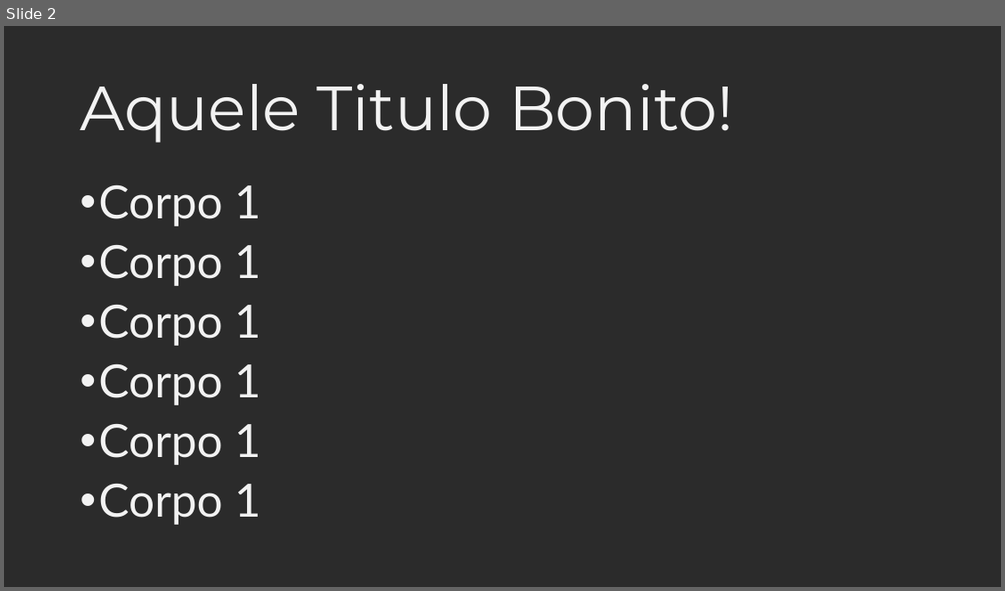
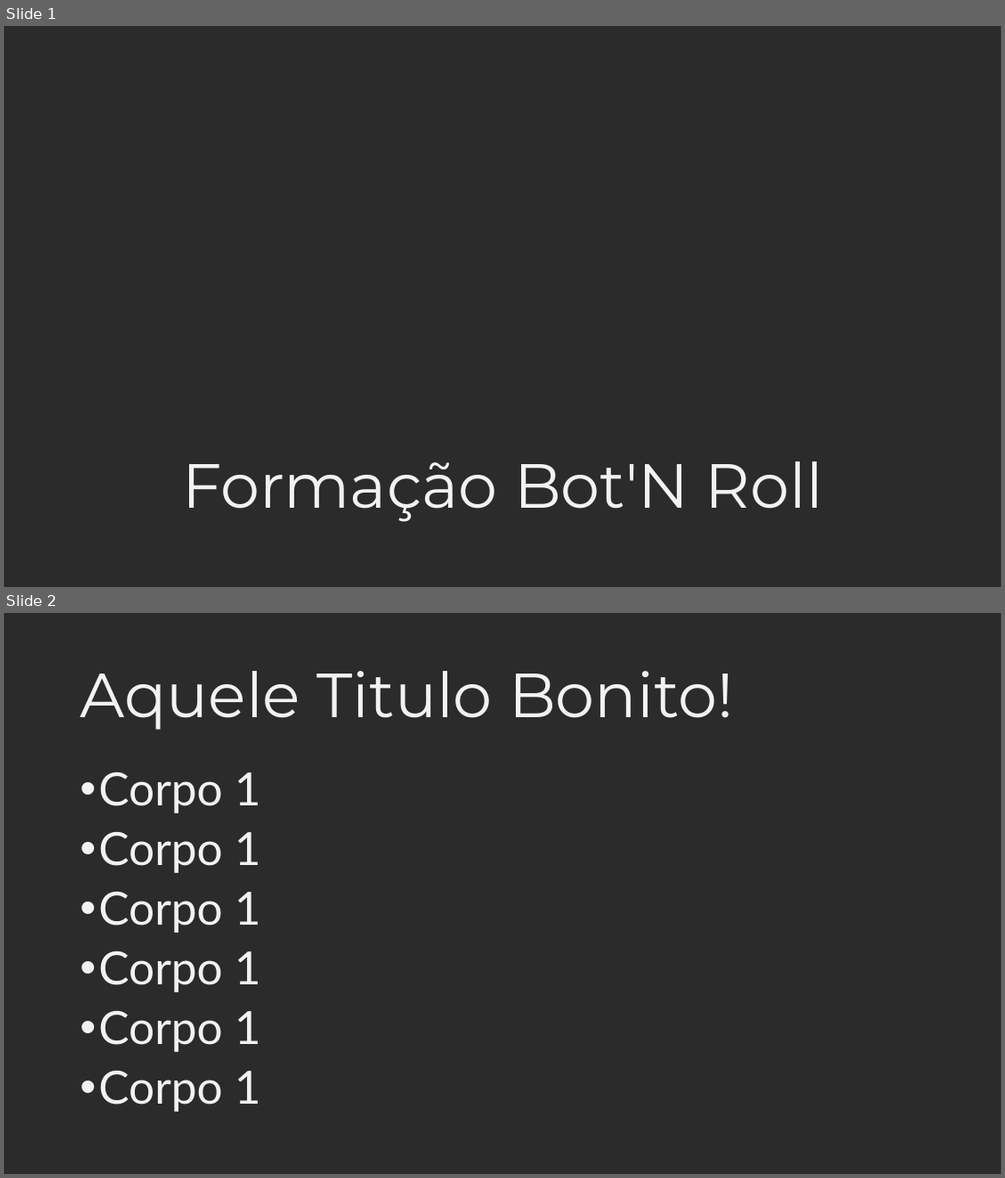
Before and after one commit to Clube-de-Robotica/BotOlympics22, a slide deck: Prova FCTUC/Formação_FCTUC.pptx. Shown one above the other, each under a label of ours: slide 2 before the commit, slides 1 and 2 after it. The pictures are 1005x591 and 1005x1178 pixels, drawn with LibreOffice and Linux fonts; fonts in the diff are those of the drawing; background and template pictures are left out; a plain dark background stands for a picture behind light text. Boxes give left, top, right and bottom in pixels: in the first picture for what was removed or moved away, otherwise in the second. Text is boxed around its words. In the diff, an @@ line names an element or a change of style, - is before the commit and + after.

```diff
--- a/Prova FCTUC/Formação_FCTUC.pptx
+++ b/Prova FCTUC/Formação_FCTUC.pptx
@@ slide 1 added at (x1=4, y1=26, x2=1001, y2=587), background picture (left out) @@
@@ text added at (x1=182, y1=461, x2=823, y2=522), 60 pt, text #F2F2F2 @@
+Formação Bot'N Roll
```
Also in this commit, not shown: 1 slide removed, 4 other files.
